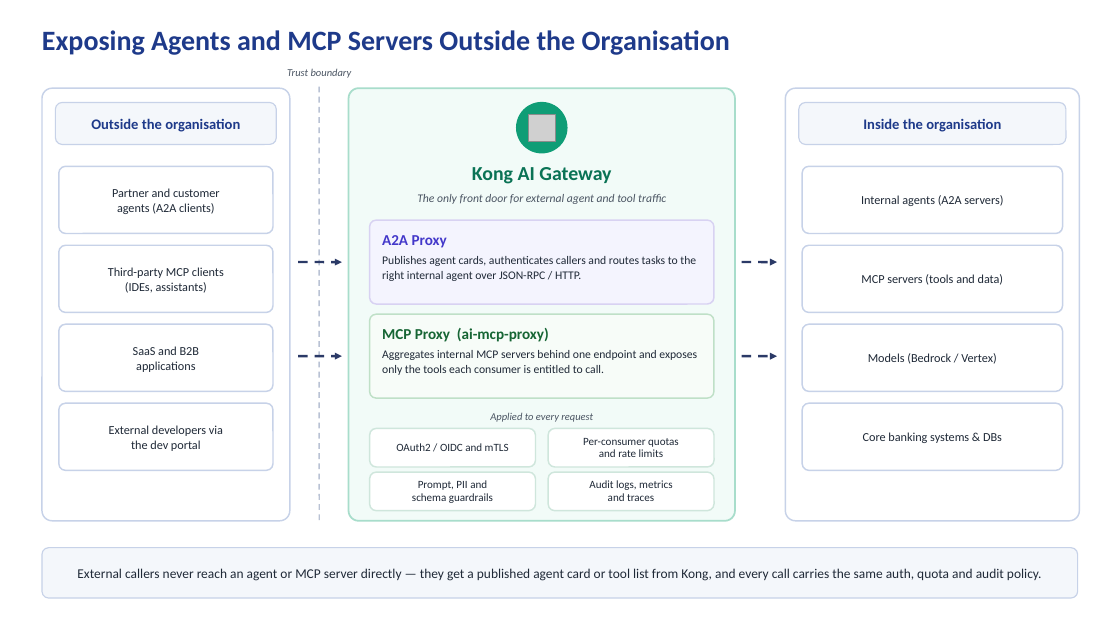
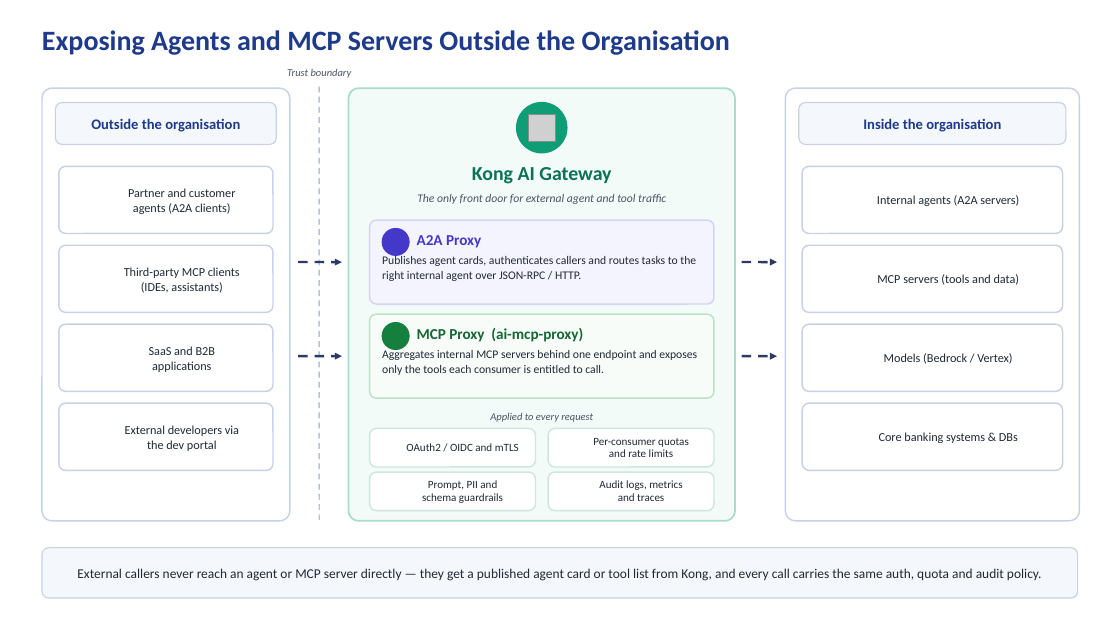
Before and after one commit to vrvlive/slidev-setup, a slide deck: slide 4 of agent-harness-diagram.pptx. Drawn at 1120x630 pixels with LibreOffice and Linux fonts; fonts in the diff are those of the drawing; grey boxes stand for pictures; background and template pictures are left out. Boxes give left, top, right and bottom in pixels: in the first picture for what was removed or moved away, otherwise in the second. Text is boxed around its words. In the diff, an @@ line names an element or a change of style, - is before the commit and + after.

Commit message:
Update agent harness diagram PPTX with new version

```diff
--- a/agent-harness-diagram.pptx
+++ b/agent-harness-diagram.pptx
@@ text "Partner and customer": place and size @@
-text "Partner and customer" at box(112, 188, 220, 214)
+text "Partner and customer" at box(128, 188, 236, 214)
@@ text "Internal agents (A2A servers)": place and size @@
-text "Internal agents (A2A servers)" at box(861, 195, 1003, 206)
+text "Internal agents (A2A servers)" at box(877, 195, 1019, 206)
@@ ellipse added at box(382, 229, 409, 255), fill #4338CA, outline #4338CA 1 pt @@
@@ text "A2A Proxy": place and size @@
-text "A2A Proxy" at box(382, 235, 447, 248)
+text "A2A Proxy" at box(417, 235, 481, 248)
@@ text "Third-party MCP clients": place and size @@
-text "Third-party MCP clients" at box(108, 267, 224, 293)
+text "Third-party MCP clients" at box(124, 267, 240, 293)
@@ text "MCP servers (tools and data)": place and size @@
-text "MCP servers (tools and data)" at box(861, 274, 1004, 285)
+text "MCP servers (tools and data)" at box(877, 274, 1020, 285)
@@ text "SaaS and B2B": place and size @@
-text "SaaS and B2B" at box(133, 346, 199, 372)
+text "SaaS and B2B" at box(149, 346, 215, 372)
@@ ellipse added at box(382, 323, 409, 350), fill #15803D, outline #15803D 1 pt @@
@@ text "MCP Proxy (ai-mcp-proxy)": place and size @@
-text "MCP Proxy (ai-mcp-proxy)" at box(382, 328, 549, 342)
+text "MCP Proxy (ai-mcp-proxy)" at box(417, 328, 583, 342)
@@ text "Models (Bedrock / Vertex)": place and size @@
-text "Models (Bedrock / Vertex)" at box(868, 353, 996, 364)
+text "Models (Bedrock / Vertex)" at box(884, 353, 1012, 364)
@@ text "External developers via": place and size @@
-text "External developers via" at box(109, 425, 223, 451)
+text "External developers via" at box(125, 425, 239, 451)
@@ text "Core banking systems & DBs": place and size @@
-text "Core banking systems & DBs" at box(863, 432, 1002, 443)
+text "Core banking systems & DBs" at box(879, 432, 1018, 443)
@@ text "OAuth2 / OIDC and mTLS": place and size @@
-text "OAuth2 / OIDC and mTLS" at box(396, 443, 509, 451)
+text "OAuth2 / OIDC and mTLS" at box(406, 443, 519, 451)
@@ text "Per-consumer quotas": place and size @@
-text "Per-consumer quotas" at box(583, 438, 679, 457)
+text "Per-consumer quotas" at box(593, 438, 689, 457)
@@ text "Prompt, PII and": place and size @@
-text "Prompt, PII and" at box(412, 480, 493, 503)
+text "Prompt, PII and" at box(422, 480, 503, 503)
@@ text "Audit logs, metrics": place and size @@
-text "Audit logs, metrics" at box(589, 480, 672, 501)
+text "Audit logs, metrics" at box(599, 480, 682, 501)
```
Also in this commit, not shown: 4 other slides changed.
